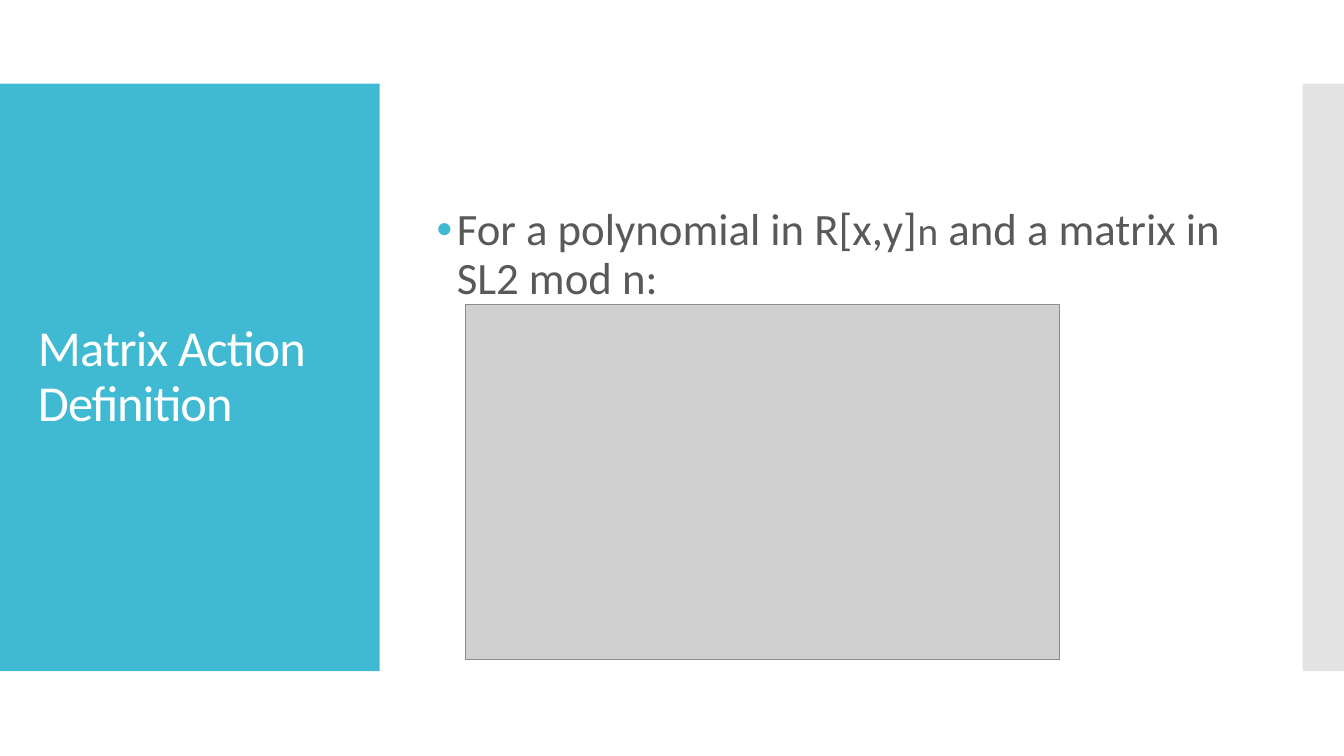
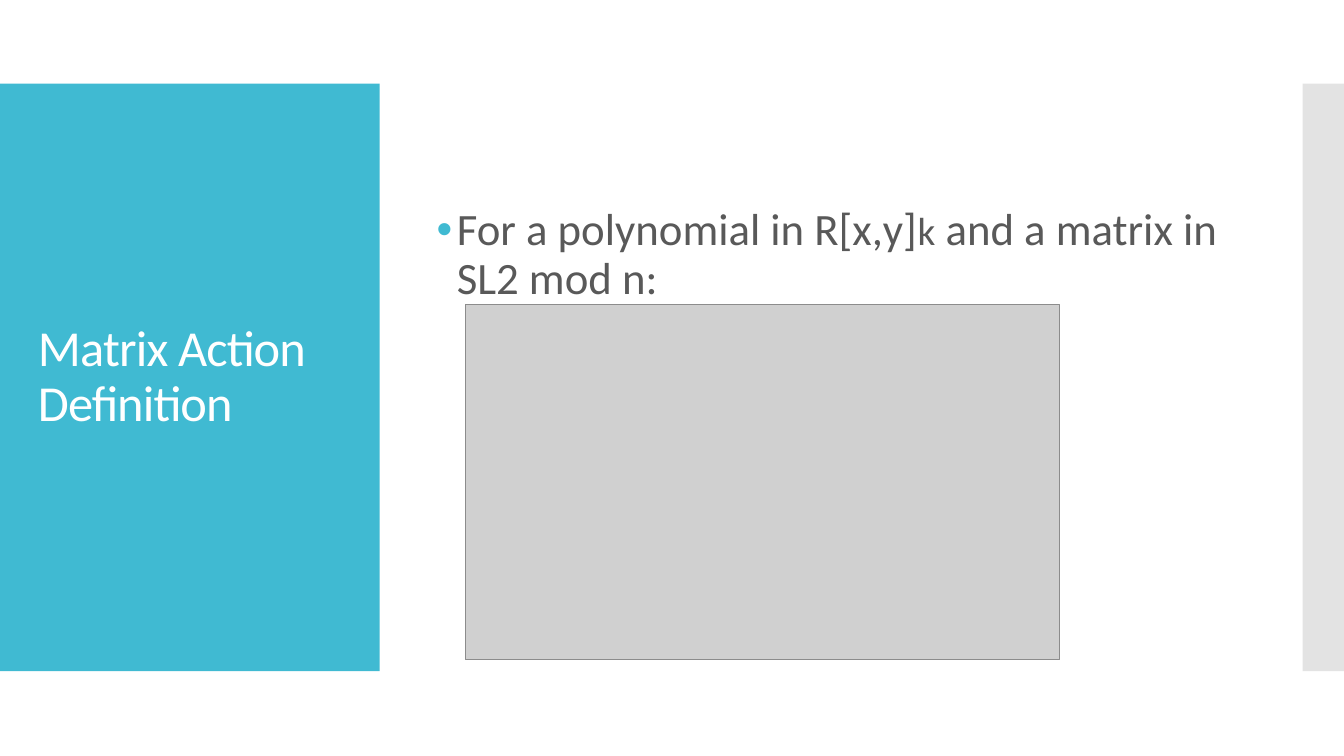
Before and after one commit to mrb113/MathematicsCapstone, a slide deck: slide 7 of Matrix Actions on Bivariate Polynomials.pptx. Drawn at 1344x756 pixels with LibreOffice and Linux fonts; fonts in the diff are those of the drawing; grey boxes stand for pictures. Boxes give left, top, right and bottom in pixels: in the first picture for what was removed or moved away, otherwise in the second. Text is boxed around its words. In the diff, an @@ line names an element or a change of style, - is before the commit and + after.

```diff
--- a/Matrix Actions on Bivariate Polynomials.pptx
+++ b/Matrix Actions on Bivariate Polynomials.pptx
@@ text at (457, 212, 1217, 306): text changed @@
-• For a polynomial in R[x,y]n and a matrix in SL2 mod n:
+• For a polynomial in R[x,y]k and a matrix in SL2 mod n:
```
Also in this commit, not shown: 10 other slides changed, 2 slides removed.
